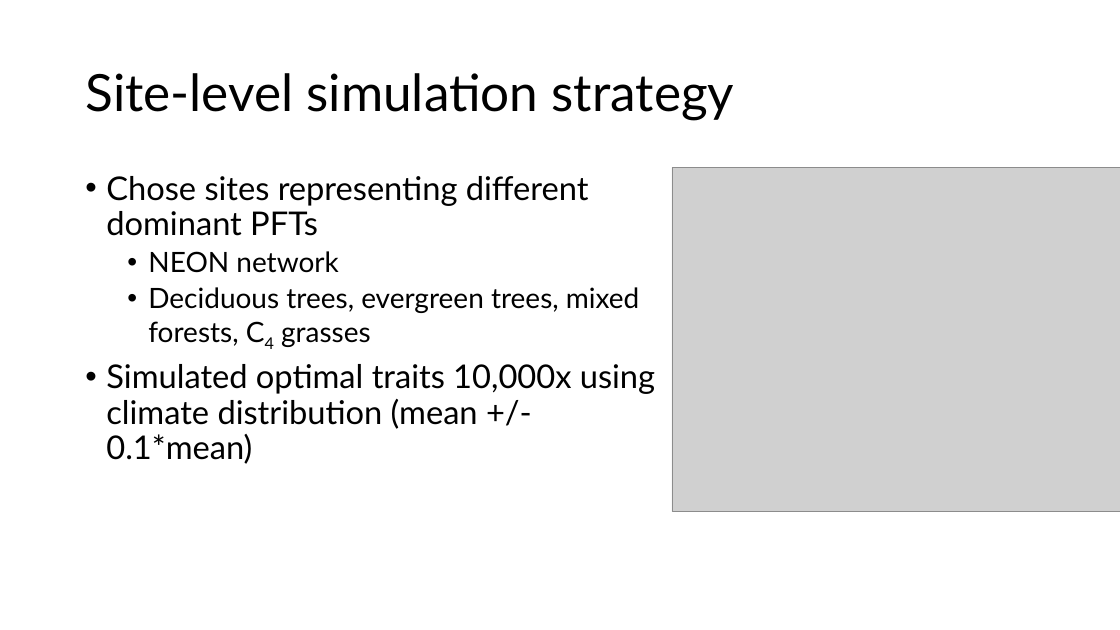
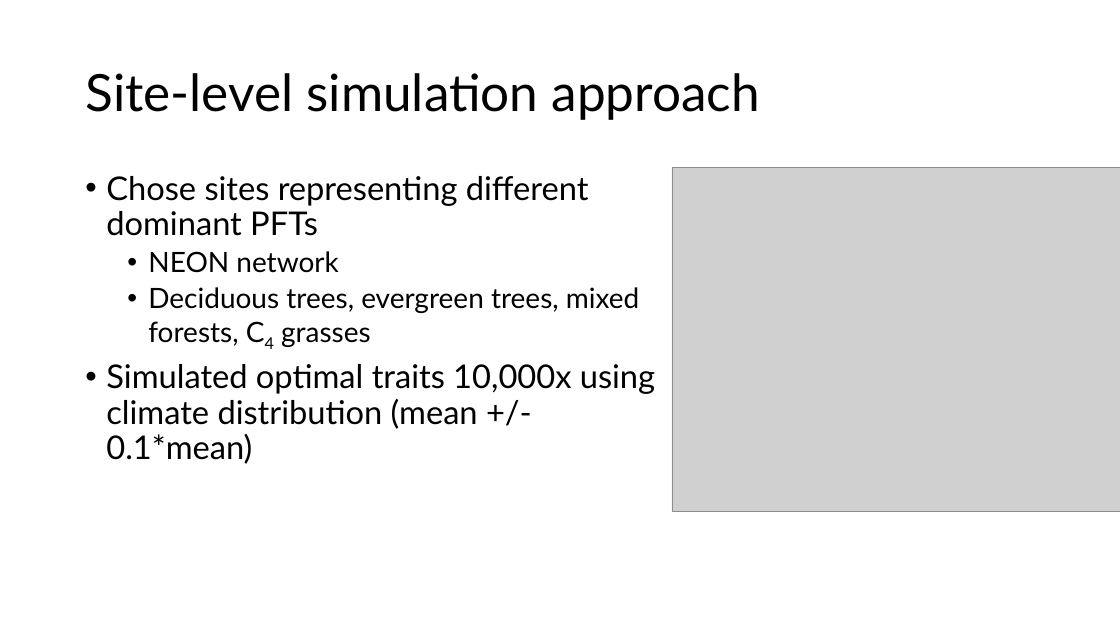
Before and after one commit to SmithEcophysLab/esa_2026, a slide deck: slide 26 of src/esa2026_optphoto_smith.pptx (slide 16 before the commit). Drawn at 1120x630 pixels with LibreOffice and Linux fonts; fonts in the diff are those of the drawing; grey boxes stand for pictures. Boxes give left, top, right and bottom in pixels: in the first picture for what was removed or moved away, otherwise in the second. Text is boxed around its words. In the diff, an @@ line names an element or a change of style, - is before the commit and + after.

```diff
--- a/src/esa2026_optphoto_smith.pptx
+++ b/src/esa2026_optphoto_smith.pptx
@@ title at box(85, 73, 760, 120): text changed @@
-Site-level simulation strategy
+Site-level simulation approach
```
Also in this commit, not shown: 10 other slides changed, 11 slides added, 2 other files.
